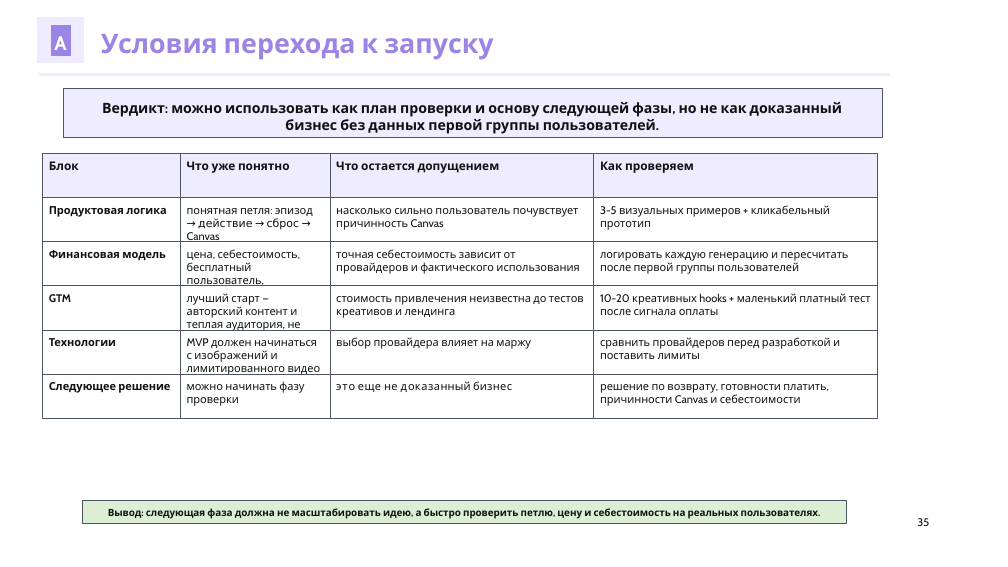
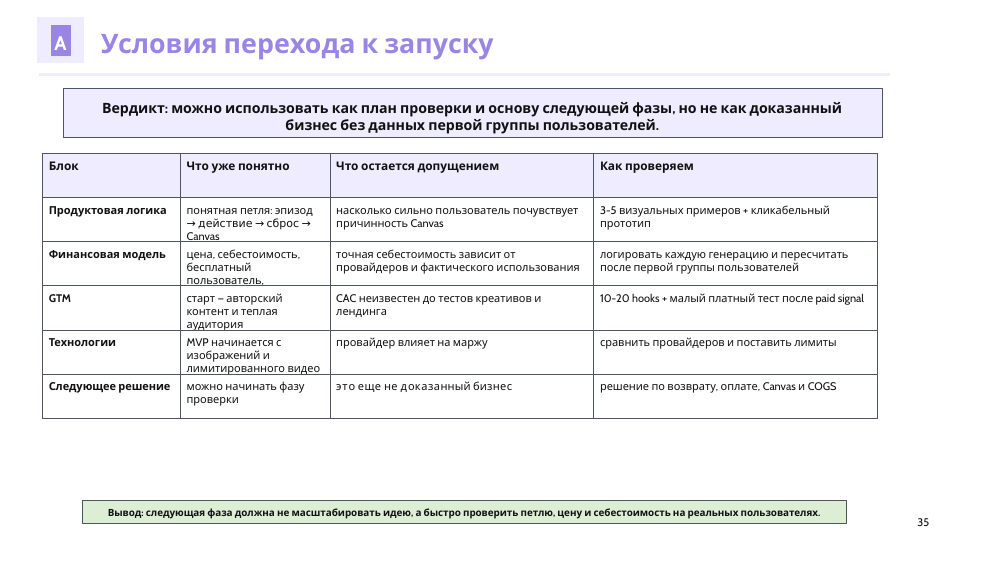
Before and after one commit to kirbudilov01/alina-research, a slide deck: slide 35 of output/pptx/AURA_TRENDVI_STYLE_DECK_V7.pptx. Drawn at 1008x567 pixels with LibreOffice and Linux fonts; fonts in the diff are those of the drawing. Boxes give left, top, right and bottom in pixels: in the first picture for what was removed or moved away, otherwise in the second. Text is boxed around its words. In the diff, an @@ line names an element or a change of style, - is before the commit and + after.

```diff
--- a/output/pptx/AURA_TRENDVI_STYLE_DECK_V7.pptx
+++ b/output/pptx/AURA_TRENDVI_STYLE_DECK_V7.pptx
@@ text at bbox=[187, 293, 282, 331]: text changed @@
-лучший старт — авторский контент и теплая аудитория, не закупка трафика
+старт — авторский контент и теплая аудитория
@@ text at bbox=[336, 294, 541, 317]: text changed @@
-стоимость привлечения неизвестна до тестов креативов и лендинга
+CAC неизвестен до тестов креативов и лендинга
@@ text at bbox=[600, 293, 864, 305]: text changed @@
-10-20 креативных hooks + маленький платный тест после сигнала оплаты
+10-20 hooks + малый платный тест после paid signal
@@ text at bbox=[187, 338, 321, 375]: text changed @@
-MVP должен начинаться с изображений и лимитированного видео
+MVP начинается с изображений и лимитированного видео
@@ text at bbox=[336, 337, 488, 349]: text changed @@
-выбор провайдера влияет на маржу
+провайдер влияет на маржу
@@ text at bbox=[600, 337, 836, 349]: text changed @@
-сравнить провайдеров перед разработкой и поставить лимиты
+сравнить провайдеров и поставить лимиты
@@ text at bbox=[600, 382, 837, 393]: text changed @@
-решение по возврату, готовности платить, причинности Canvas и себестоимости
+решение по возврату, оплате, Canvas и COGS
```
Also in this commit, not shown: 6 other slides changed, 11 other files.
